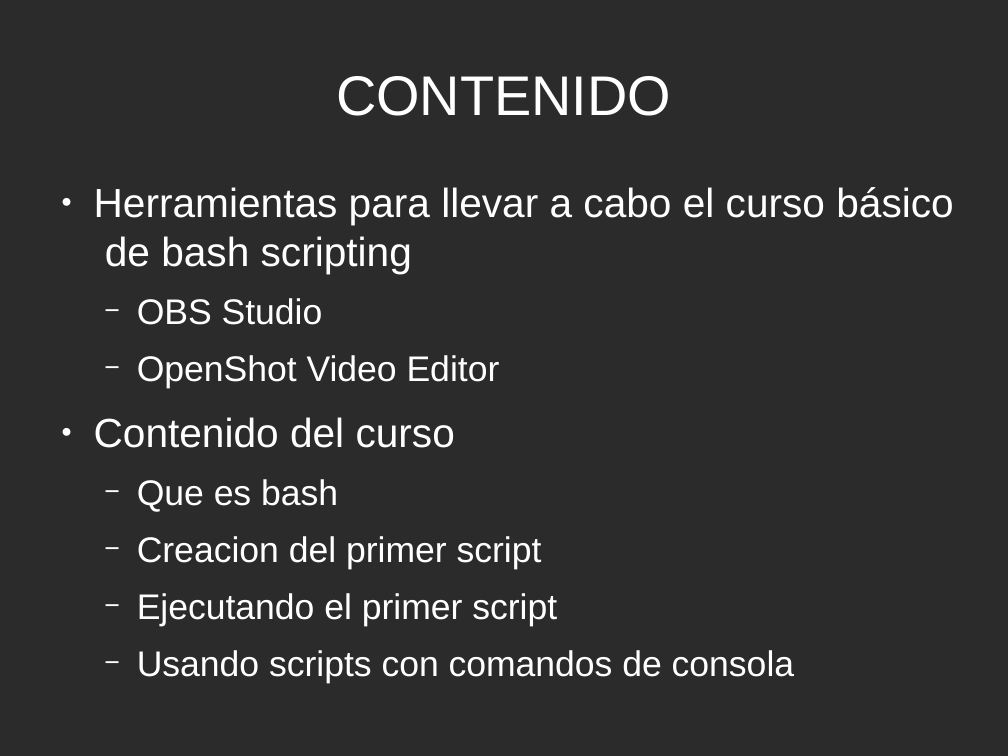
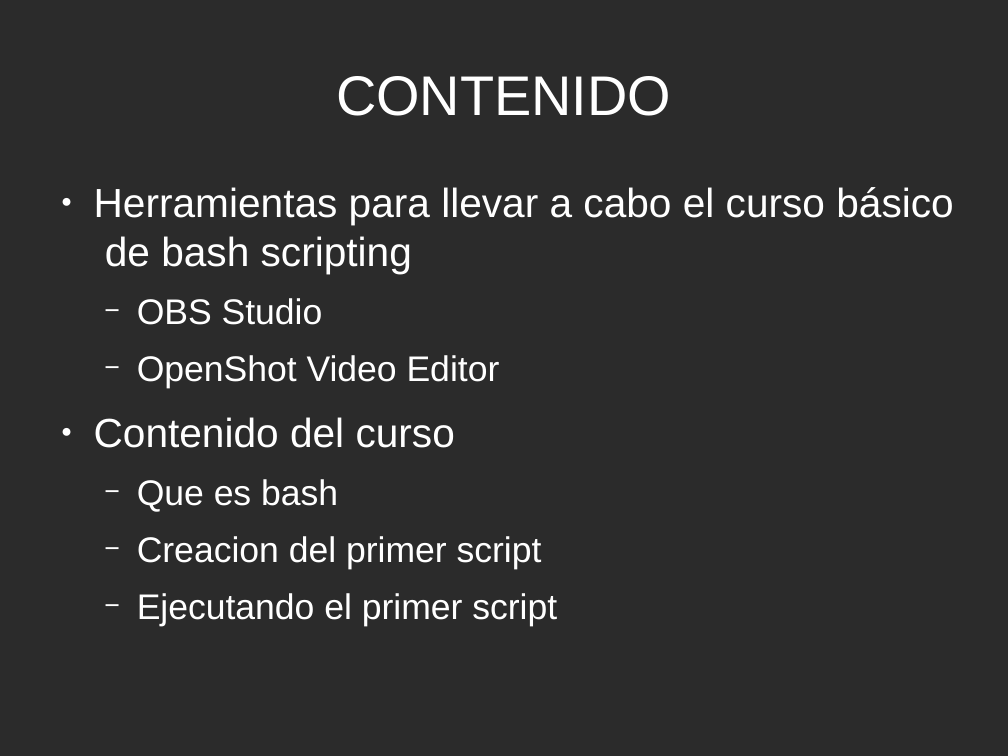
Before and after one commit to JeassonSuarez/CursoBashScript, a slide deck: slide 2 of presentacion proyecto curso bash.odp. Drawn at 1008x756 pixels with LibreOffice and Linux fonts; fonts in the diff are those of the drawing; background and template pictures are left out; a plain dark background stands for a picture behind light text. Boxes give left, top, right and bottom in pixels: in the first picture for what was removed or moved away, otherwise in the second. Text is boxed around its words. In the diff, an @@ line names an element or a change of style, - is before the commit and + after.

```diff
--- a/presentacion proyecto curso bash.odp
+++ b/presentacion proyecto curso bash.odp
@@ text at box(137, 650, 794, 684): paragraph removed @@
-  − Usando scripts con comandos de consola
```
Also in this commit, not shown: 2 other slides changed, 3 slides added.
